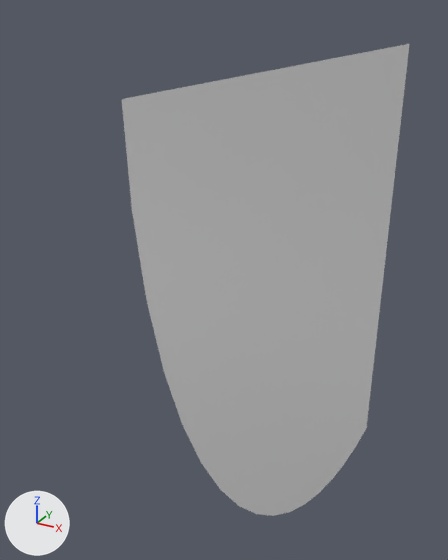
What one commit did to the OBJ model astro/3d_models/astrolabe_fragment_ll.obj.
The view is the same before and after, from a 50 mm camera at (0.282, -1.266, 0.062) aimed at (-0.152, -0.477, -0.332). The lights are fixed; the arrows at lower left show +X, +Y and +Z. Where no turn or scale is listed for an object, it has been applied to the vertices.

Objects in the first picture: 'Astrolabe_Fragment_LL_Cylinder.006'.
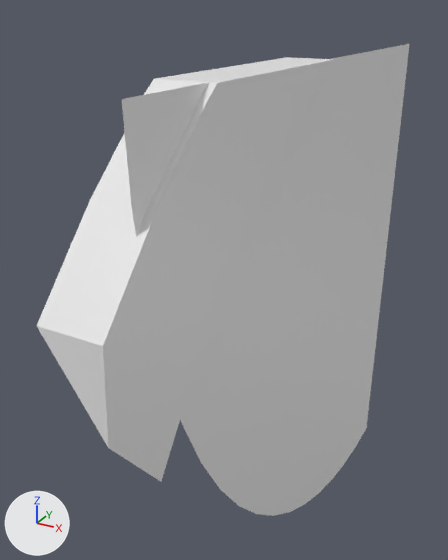
Changed parts and their boxes (x1, y1, x2, y2) in the pictures (448 x 560 px):
'Astrolabe_Fragment_LL_Cylinder.006', reshaped (29% wider)
    before: (122, 44, 410, 516)
    after: (37, 44, 410, 516)
part 1 of me_astrolabe_fragment_ll_cylinder_006, added
    after: (37, 57, 336, 482)

Edits to the bpy script that builds the scene:
```text
Change me_astrolabe_fragment_ll_cylinder_006:
    used by ob_astrolabe_fragment_ll_cylinder_006; location = (0.0, 0.0, 0.0)
    remove me_astrolabe_fragment_ll_cylinder_006.from_pydata(...)  # 18 vertices, 16 faces; spans x -0.015, y -0.884..0.0, z -0.884..0.0
    add me_astrolabe_fragment_ll_cylinder_006.from_pydata(...)  # 43 vertices, 54 faces; spans x -0.077..-0.007, y -0.943..0.0, z -0.884..0.0
    me_astrolabe_fragment_ll_cylinder_006 part 1: a new loose piece of 25 vertices spanning x -0.077..-0.007, y -0.943..-0.437, z -0.369..0.0
```
